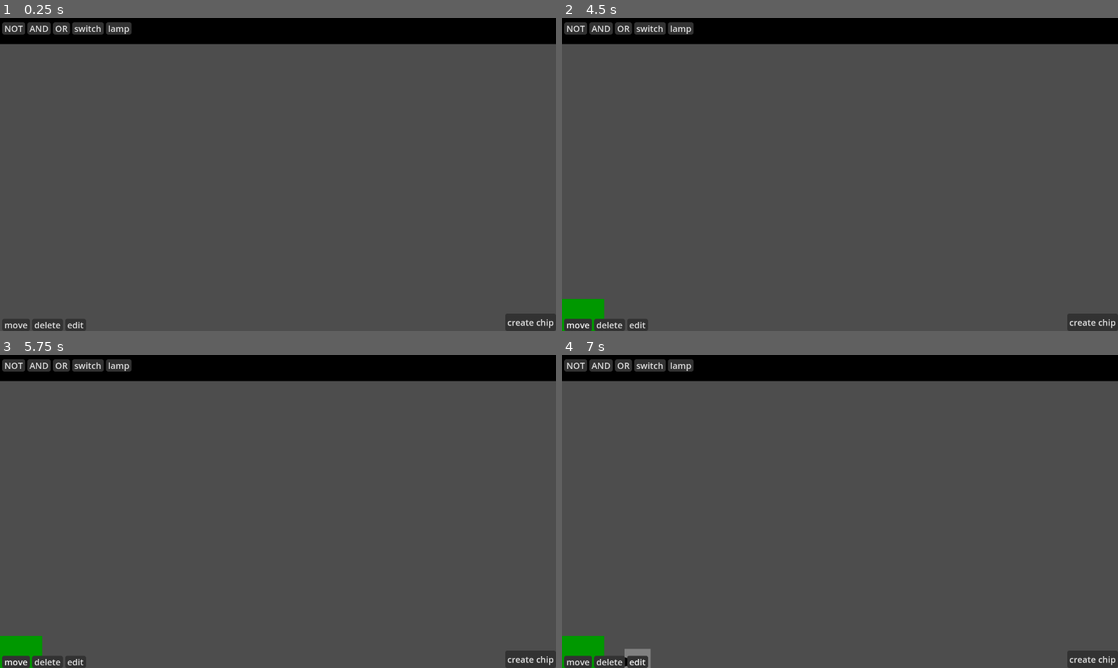
Above: before the commit, frames 1-4 (two rows, left to right).
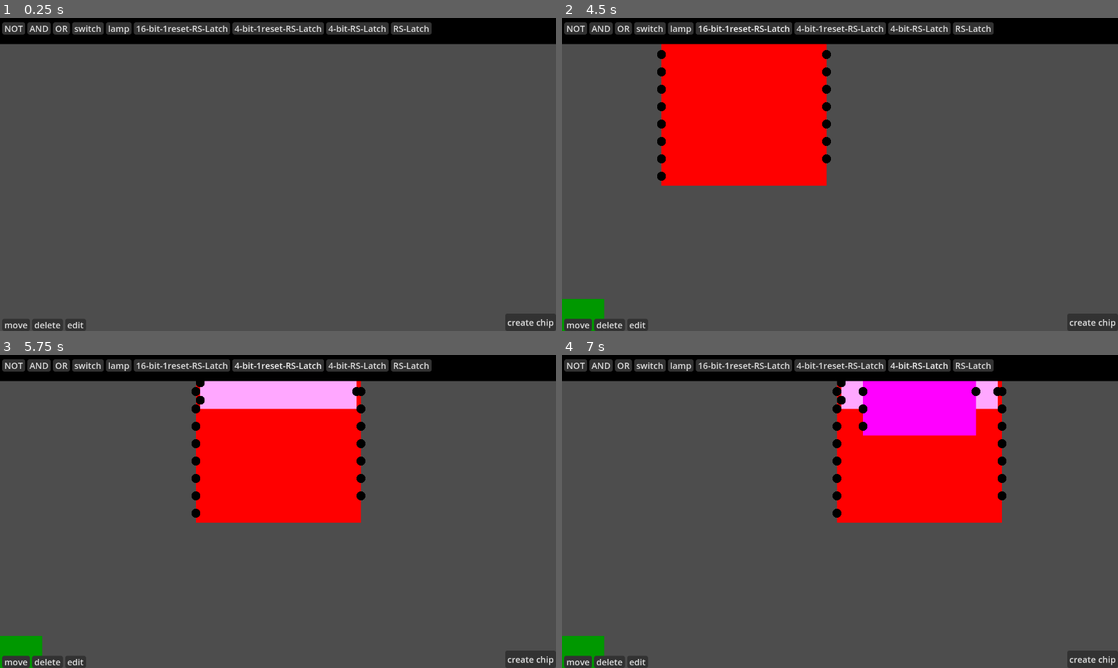
Above: after the commit, the same moments.

Repository: Jonas-Stefan/monosim
Game: Godot game, scene res://Scenes/root.tscn
Two runs of this game, one before a commit and one after it. Both use one fixed random seed, a clock stepped at 60 frames per second and the inputs below.
Inputs (mouse positions are in pixels of both pictures, inside the frame that each line leads up to):
- Up to frame 1 (0.25 s): no input
- Up to frame 2 (4.5 s): click "NOT" at 0.5 s; click "AND" at 1.25 s; click "OR" at 2 s; click "lamp" at 2.75 s; click "move" at 3.5 s; click (745, 27) at 4.25 s, where only the run after the commit has a clickable "16-bit-1reset-RS-Latch"
- Up to frame 3 (5.75 s): click (278, 364) at 5 s, where only the run after the commit has a clickable "4-bit-1reset-RS-Latch"
- Up to frame 4 (7 s): click "edit" at 5.75 s; click (917, 364) at 6.5 s, where only the run after the commit has a clickable "4-bit-RS-Latch"

The runs differ from the first frame. In frame 1, 2.1% of the frame differs, in the area x 24-78%, y 1-6%; in frame 2, 16%; in frame 3, 16%; in frame 4, 16%, in the area x 11-80%, y 1-100%.
Error before the commit: Attempt to call function 'get_files' in base 'null instance' on a null instance. (res://Scripts/UI/btnManager.gd:8)

Commit message:
finished chip creation, fixed chip hitboxes and wires and increased possible tps by ~2000x

Diff:
--- a/BaseComponents/and.tscn
+++ b/BaseComponents/and.tscn
@@ -38,5 +38,5 @@
 [node name="dragArea" type="Area2D" parent="."]
 
 [node name="shape" type="CollisionShape2D" parent="dragArea"]
-scale = Vector2(5, 5)
+scale = Vector2(6, 6)
 shape = SubResource("RectangleShape2D_lr37d")
--- a/BaseComponents/lamp.tscn
+++ b/BaseComponents/lamp.tscn
@@ -20,5 +20,5 @@
 [node name="dragArea" type="Area2D" parent="."]
 
 [node name="shape" type="CollisionShape2D" parent="dragArea"]
-scale = Vector2(2, 2)
+scale = Vector2(3, 3)
 shape = SubResource("RectangleShape2D_4mvay")
--- a/BaseComponents/not.tscn
+++ b/BaseComponents/not.tscn
@@ -35,5 +35,5 @@
 [node name="dragArea" type="Area2D" parent="."]
 
 [node name="shape" type="CollisionShape2D" parent="dragArea"]
-scale = Vector2(5, 5)
+scale = Vector2(6, 6)
 shape = SubResource("RectangleShape2D_lr37d")
--- a/BaseComponents/or.tscn
+++ b/BaseComponents/or.tscn
@@ -38,5 +38,5 @@
 [node name="dragArea" type="Area2D" parent="."]
 
 [node name="shape" type="CollisionShape2D" parent="dragArea"]
-scale = Vector2(5, 5)
+scale = Vector2(6, 6)
 shape = SubResource("RectangleShape2D_lr37d")
--- a/BaseComponents/switch.tscn
+++ b/BaseComponents/switch.tscn
@@ -19,7 +19,7 @@
 [node name="inputArea" type="Area2D" parent="."]
 
 [node name="CollisionShape2D" type="CollisionShape2D" parent="inputArea"]
-scale = Vector2(2, 2)
+scale = Vector2(3, 3)
 shape = SubResource("RectangleShape2D_mcq7t")
 
 [connection signal="input_event" from="inputArea" to="." method="_on_input_area_input_event"]
--- /dev/null
+++ b/Chips/Chips/16-bit-1reset-RS-Latch.tres
@@ -0,0 +1,12 @@
+[gd_resource type="Resource" script_class="chipBase" load_steps=2 format=3]
+
+[ext_resource type="Script" path="res://Chips/Resource/chipBase.gd" id="1_tqaop"]
+
+[resource]
+script = ExtResource("1_tqaop")
+name = "16-bit-1reset-RS-Latch"
+color = Color(1, 0, 0, 1)
+inputs = [[8], [11], [14], [17], [23], [26], [29], [32], [38], [], [41], [44], [47], [53], [56], [59], [62], [51, 54, 57, 60, 36, 39, 42, 45, 21, 24, 27, 30, 6, 9, 12, 15]]
+outputs = Array[int]([7, 10, 13, 16, 22, 25, 28, 31, 37, 40, 43, 46, 52, 55, 58, 61])
+gateTypes = Array[String](["NOT", "AND", "OR", "NOT", "AND", "OR", "NOT", "AND", "OR", "NOT", "AND", "OR", "NOT", "AND", "OR", "NOT", "AND", "OR", "NOT", "AND", "OR", "NOT", "AND", "OR", "NOT", "AND", "OR", "NOT", "AND", "OR", "NOT", "AND", "OR", "NOT", "AND", "OR", "NOT", "AND", "OR", "NOT", "AND", "OR", "NOT", "AND", "OR", "NOT", "AND", "OR", "NOT", "AND", "OR", "NOT", "AND", "OR", "NOT", "AND", "OR", "NOT", "AND", "OR", "NOT", "AND", "OR"])
+gateEdges = [[7, 8], [6, 7], [8, 7], [10, 11], [9, 10], [11, 10], [13, 14], [12, 13], [14, 13], [16, 17], [15, 16], [17, 16], [22, 23], [21, 22], [23, 22], [25, 26], [24, 25], [26, 25], [28, 29], [27, 28], [29, 28], [31, 32], [30, 31], [32, 31], [37, 38], [36, 37], [38, 37], [40, 41], [39, 40], [41, 40], [43, 44], [42, 43], [44, 43], [46, 47], [45, 46], [47, 46], [52, 53], [51, 52], [53, 52], [55, 56], [54, 55], [56, 55], [58, 59], [57, 58], [59, 58], [61, 62], [60, 61], [62, 61]]
--- /dev/null
+++ b/Chips/Chips/4-bit-1reset-RS-Latch.tres
@@ -0,0 +1,12 @@
+[gd_resource type="Resource" script_class="chipBase" load_steps=2 format=3]
+
+[ext_resource type="Script" path="res://Chips/Resource/chipBase.gd" id="1_lgegi"]
+
+[resource]
+script = ExtResource("1_lgegi")
+name = "4-bit-1reset-RS-Latch"
+color = Color(1, 0.654902, 1, 1)
+inputs = [[5], [8], [11], [14], [3, 6, 9, 12]]
+outputs = Array[int]([4, 7, 10, 13])
+gateTypes = Array[String](["NOT", "AND", "OR", "NOT", "AND", "OR", "NOT", "AND", "OR", "NOT", "AND", "OR", "NOT", "AND", "OR"])
+gateEdges = [[4, 5], [3, 4], [5, 4], [7, 8], [6, 7], [8, 7], [10, 11], [9, 10], [11, 10], [13, 14], [12, 13], [14, 13]]
--- /dev/null
+++ b/Chips/Chips/4-bit-RS-Latch.tres
@@ -0,0 +1,12 @@
+[gd_resource type="Resource" script_class="chipBase" load_steps=2 format=3]
+
+[ext_resource type="Script" path="res://Chips/Resource/chipBase.gd" id="1_e6lkb"]
+
+[resource]
+script = ExtResource("1_e6lkb")
+name = "4-bit-RS-Latch"
+color = Color(1, 0, 1, 1)
+inputs = [[5], [3], [8], [6], [11], [9], [14], [12]]
+outputs = Array[int]([4, 7, 10, 13])
+gateTypes = Array[String](["NOT", "AND", "OR", "NOT", "AND", "OR", "NOT", "AND", "OR", "NOT", "AND", "OR", "NOT", "AND", "OR"])
+gateEdges = [[4, 5], [3, 4], [5, 4], [7, 8], [6, 7], [8, 7], [10, 11], [9, 10], [11, 10], [13, 14], [12, 13], [14, 13]]
--- /dev/null
+++ b/Chips/Chips/RS-Latch.tres
@@ -0,0 +1,12 @@
+[gd_resource type="Resource" script_class="chipBase" load_steps=2 format=3]
+
+[ext_resource type="Script" path="res://Chips/Resource/chipBase.gd" id="1_7mfe8"]
+
+[resource]
+script = ExtResource("1_7mfe8")
+name = "RS-Latch"
+color = Color(1, 0.27451, 0, 1)
+inputs = [[2], [0]]
+outputs = Array[int]([1])
+gateTypes = Array[String](["NOT", "AND", "OR"])
+gateEdges = [[1, 2], [0, 1], [2, 1]]
--- a/Chips/Prefab/chip.tscn
+++ b/Chips/Prefab/chip.tscn
@@ -31,5 +31,5 @@
 [node name="dragArea" type="Area2D" parent="."]
 
 [node name="shape" type="CollisionShape2D" parent="dragArea"]
-scale = Vector2(5, 5)
+scale = Vector2(6, 6)
 shape = SubResource("RectangleShape2D_04il3")
--- a/Scenes/input.tscn
+++ b/Scenes/input.tscn
@@ -18,7 +18,6 @@
 collision_mask = 3
 
 [node name="shape" type="CollisionShape2D" parent="inputArea"]
-scale = Vector2(0.8, 0.8)
 shape = SubResource("CircleShape2D_plpfj")
 
 [connection signal="input_event" from="inputArea" to="." method="_on_input_area_input_event"]
--- a/Scenes/output.tscn
+++ b/Scenes/output.tscn
@@ -18,7 +18,6 @@
 collision_mask = 3
 
 [node name="shape" type="CollisionShape2D" parent="outputArea"]
-scale = Vector2(0.8, 0.8)
 shape = SubResource("CircleShape2D_skx0h")
 
 [node name="wires" type="Node2D" parent="."]
--- a/Scenes/root.tscn
+++ b/Scenes/root.tscn
@@ -7,7 +7,6 @@
 
 [node name="root" type="Node2D"]
 script = ExtResource("1_pfpyv")
-tps = 100
 
 [node name="cam" type="Camera2D" parent="."]
 script = ExtResource("2_jcwwb")
--- a/Scripts/Components/chip.gd
+++ b/Scripts/Components/chip.gd
@@ -27,8 +27,6 @@
 	super._process(delta)
 
 func update_chip_resource() -> void:
-
-
 	#turn the information stored in the chipResource into a graph
 	var graphNodes: Array[graphNode] = []
 	var graphEdges: Array[graphEdge] = []
@@ -60,13 +58,15 @@
 	#change the appearance of the chip according to the chipResource
 	$Label.text = chipResource.name
 	$body.scale.y = max(0.2, max(chipResource.inputs.size() * 0.067, chipResource.outputs.size() * 0.067))
-	var chipWidth: int = $Label.size.x + 40
+
+	var chipWidth: float = $Label.size.x + 40
 	chipWidth /= 2
 	chipWidth = globals.snap_to_grid(Vector2(chipWidth, 0)).x
 	#I will have to change it
 	chipWidth *= 2
-	$body.scale.x = max(0.2, chipWidth / 600.0)
+	$body.scale.x = max(0.2, chipWidth / 600)
 	$body.modulate = chipResource.color
+	$dragArea/shape.scale = $body.scale * 30
 
 
 
@@ -87,7 +87,7 @@
 
 	for i in range(chipResource.inputs.size()):
 		var input: Node2D = load("res://Scenes/input.tscn").instantiate()
-		input.position = Vector2(-chipWidth / 2.0 - 10, topPosY + i * 40)
+		input.position = Vector2(-chipWidth / 2.0, topPosY + i * 40)
 		inputs.append(input)
 		self.add_child(input)
 
@@ -105,6 +105,6 @@
 
 	for i in range(chipResource.outputs.size()):
 		var output: Node2D = load("res://Scenes/output.tscn").instantiate()
-		output.position = Vector2(chipWidth / 2.0 + 10, topPosY + i * 40)
+		output.position = Vector2(chipWidth / 2.0, topPosY + i * 40)
 		outputs.append(output)
 		self.add_child(output)
--- a/Scripts/Components/componentBase.gd
+++ b/Scripts/Components/componentBase.gd
@@ -111,10 +111,13 @@
 #handles the move tool
 func handle_move_tool(event: InputEvent) -> void:
 	if event.is_action_pressed("lClick"):
-		selected = true
-		dragOffset = position - get_global_mouse_position()
+		if !globals.nodeSelected and globals.selectedOutput == null:
+			selected = true
+			globals.nodeSelected = true
+			dragOffset = position - get_global_mouse_position()
 	elif event.is_action_released("lClick"):
 		selected = false
+		globals.nodeSelected = false
 
 		#snap the component to the grid
 		var dSnap: Vector2 = global_position - globals.snap_to_grid(global_position)
--- a/Scripts/Components/input.gd
+++ b/Scripts/Components/input.gd
@@ -24,7 +24,7 @@
 	#create a edge for the component graph
 	#check if the input belongs to a chip
 	var inputNode: graphNode
-	var outputNodes: Array[graphNode]
+	var outputNodes: Array[graphNode] = []
 
 	#My way of checking if the pin belongs to a chip is probably pretty bad, but I don't know how to do it better
 
@@ -65,4 +65,6 @@
 	connectedWire = wire
 
 	#finish the connection process
+	#waiting for a short time isn't the cleanest solution, but everything else would probably be unnecessarily complicated
+	await get_tree().create_timer(0.1, false).timeout
 	globals.selectedOutput = null
--- a/Scripts/GlobalLogic/globals.gd
+++ b/Scripts/GlobalLogic/globals.gd
@@ -4,6 +4,7 @@
 enum tools {MOVE, DELETE, EDIT}
 
 static var selectedOutput: Node2D = null
+static var nodeSelected: bool = false
 static var tool: tools = tools.MOVE
 
 static var gridSize: int  = 10
--- a/Scripts/GlobalLogic/logic.gd
+++ b/Scripts/GlobalLogic/logic.gd
@@ -6,16 +6,15 @@
 var pins: Array[Node2D] = []
 var chips: Array[Node2D] = []
 
-
-@export var tps: int = 1000
+@export var tps: float = 10000.0
 var simulationIsRunning: bool = true
 
 # Called when the node enters the scene tree for the first time.
 func _ready() -> void:
 	#set the input to not accumulate input (some stuff would break otherwise)
 	Input.set_use_accumulated_input(false)
+	Engine.max_fps = 0
 
-	#start the game loop
 	game_loop()
 
 
@@ -81,7 +80,8 @@
 	params.collide_with_areas = true
 	params.collide_with_bodies = false
 	for dict in space.intersect_point(params):
-		if dict["collider"].get_parent().name.substr(0, 6) == "output" or dict["collider"].get_parent().name.substr(0, 5) == "input":
+		#I really need to find a better solution, this is just ugly
+		if dict["collider"].get_parent().get_script().resource_path == "res://Scripts/Components/output.gd" or dict["collider"].get_parent().get_script().resource_path == "res://Scripts/Components/input.gd":
 			return
 
 	#detect if the user wants to add a new point to the line
--- a/project.godot
+++ b/project.godot
@@ -23,6 +23,7 @@
 
 window/size/viewport_width=1280
 window/size/viewport_height=720
+window/vsync/vsync_mode=0
 
 [editor]
 
